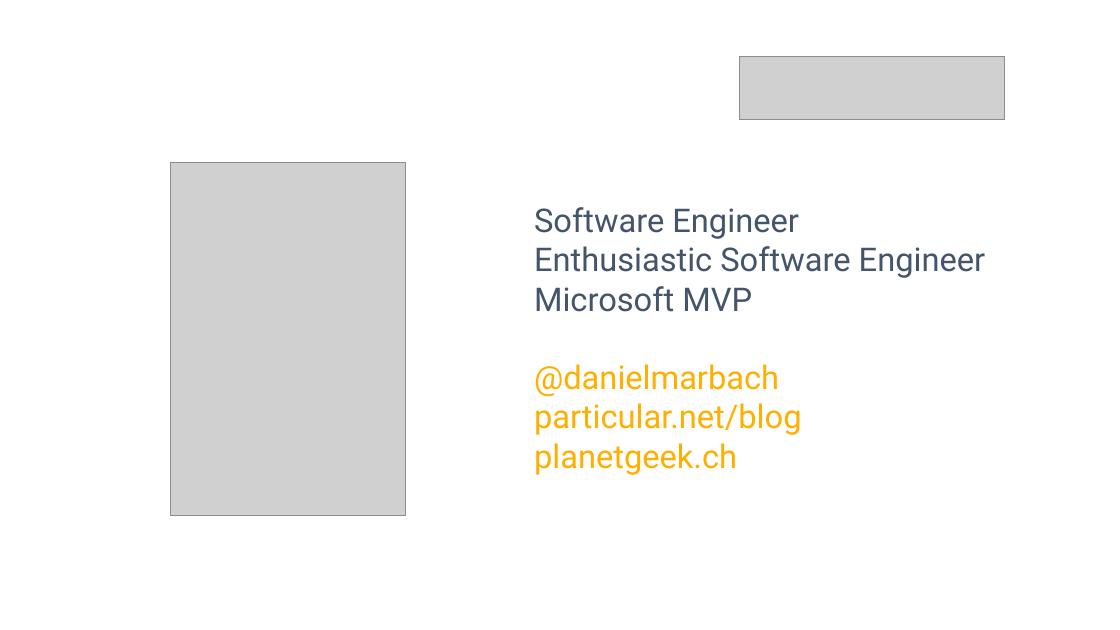
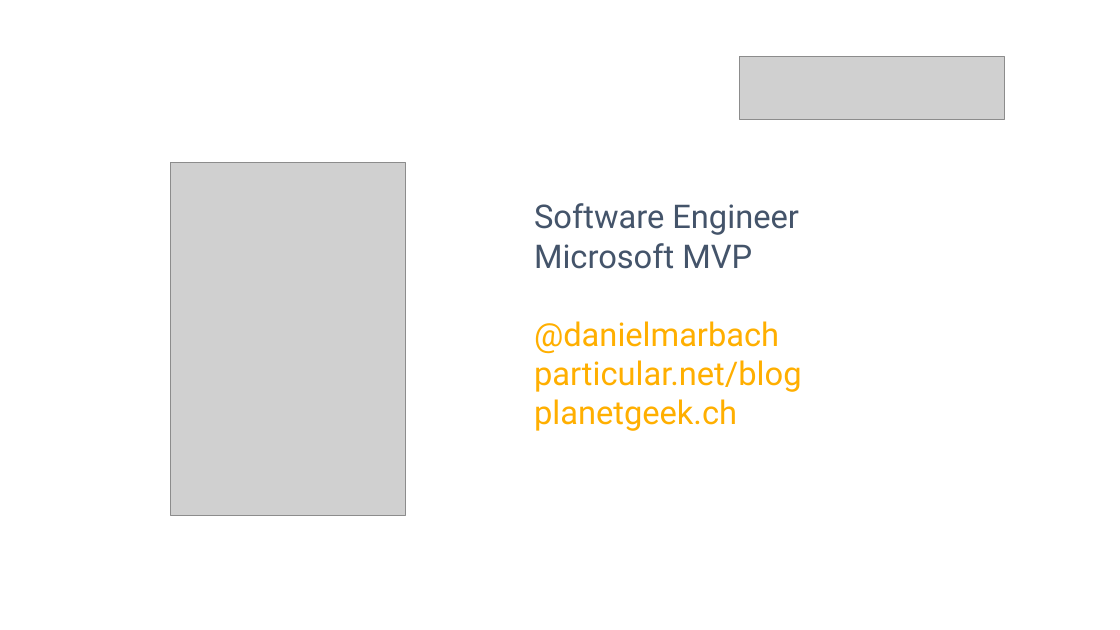
Before and after one commit to danielmarbach/async-dolls, a slide deck: slide 41 of presentation.pptx (slide 40 before the commit). Drawn at 1120x630 pixels with LibreOffice and Linux fonts; fonts in the diff are those of the drawing; grey boxes stand for pictures. Boxes give left, top, right and bottom in pixels: in the first picture for what was removed or moved away, otherwise in the second. Text is boxed around its words. In the diff, an @@ line names an element or a change of style, - is before the commit and + after.

```diff
--- a/presentation.pptx
+++ b/presentation.pptx
@@ text at (534,246,985,278): paragraph removed @@
-Enthusiastic Software Engineer
```
Also in this commit, not shown: 1 other slide changed, 1 slide added.
